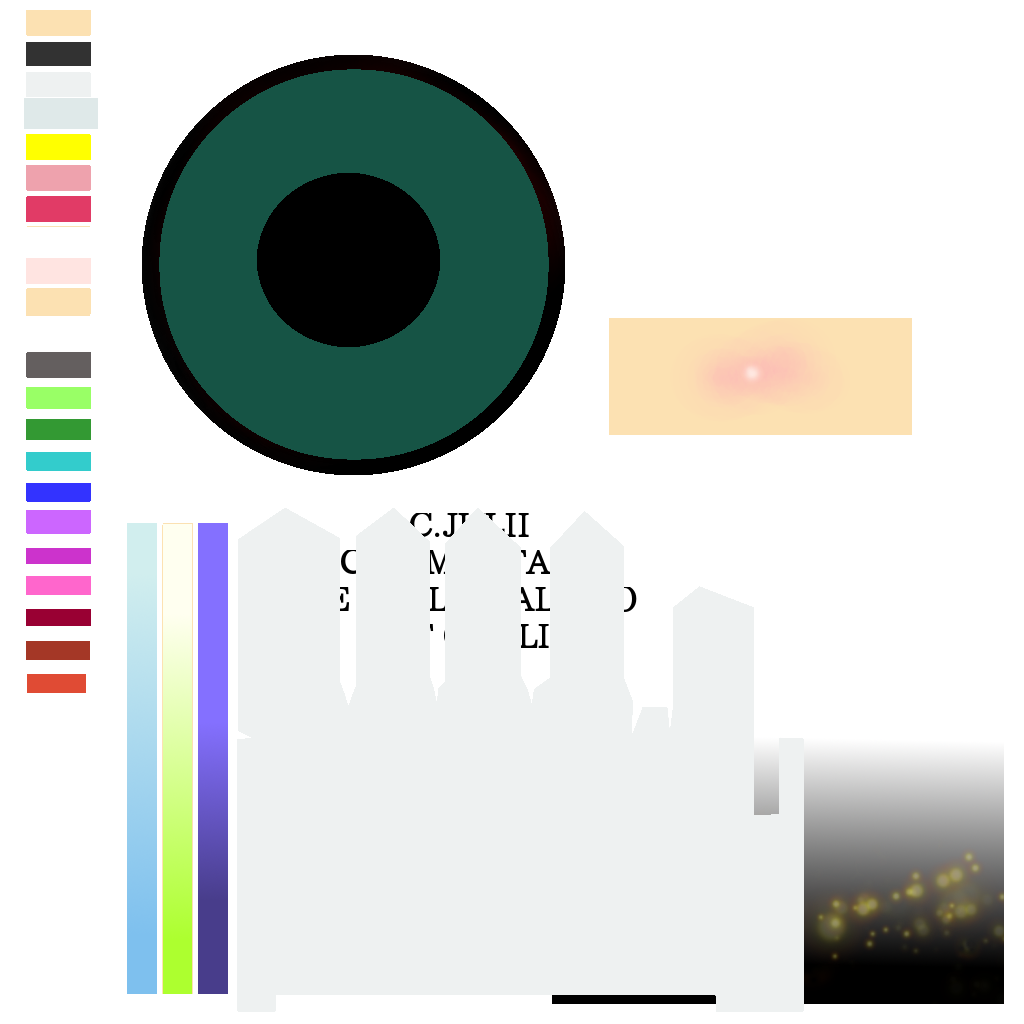
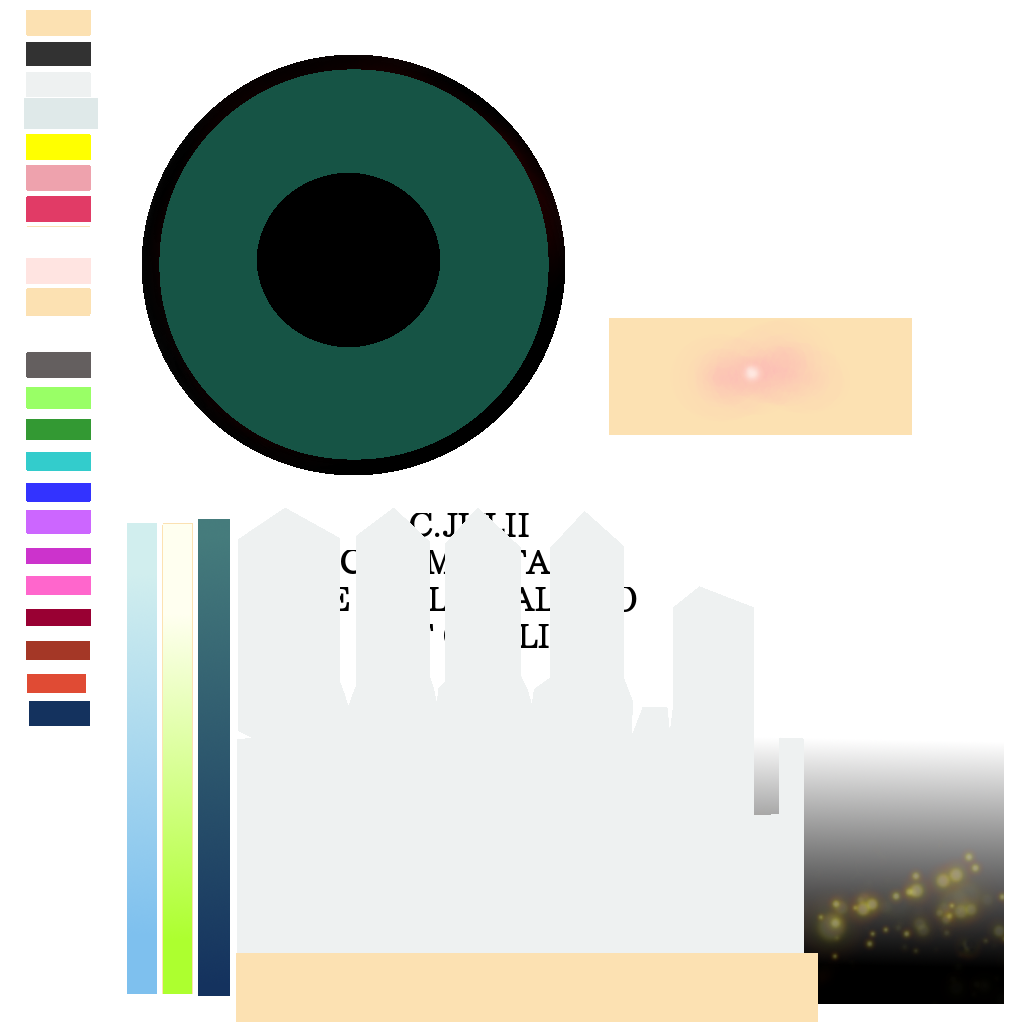
Layer changes from the first (1024, 1024) image to the second:
painted on "レイヤー" over [29, 519, 818, 1022]
